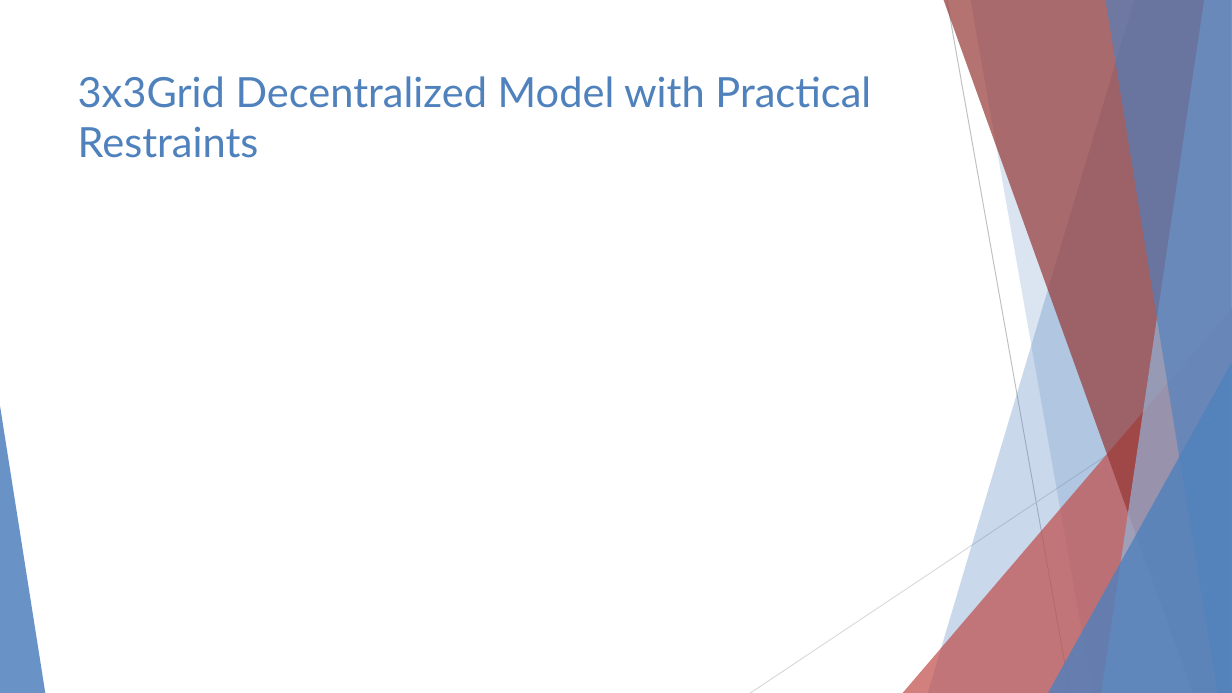
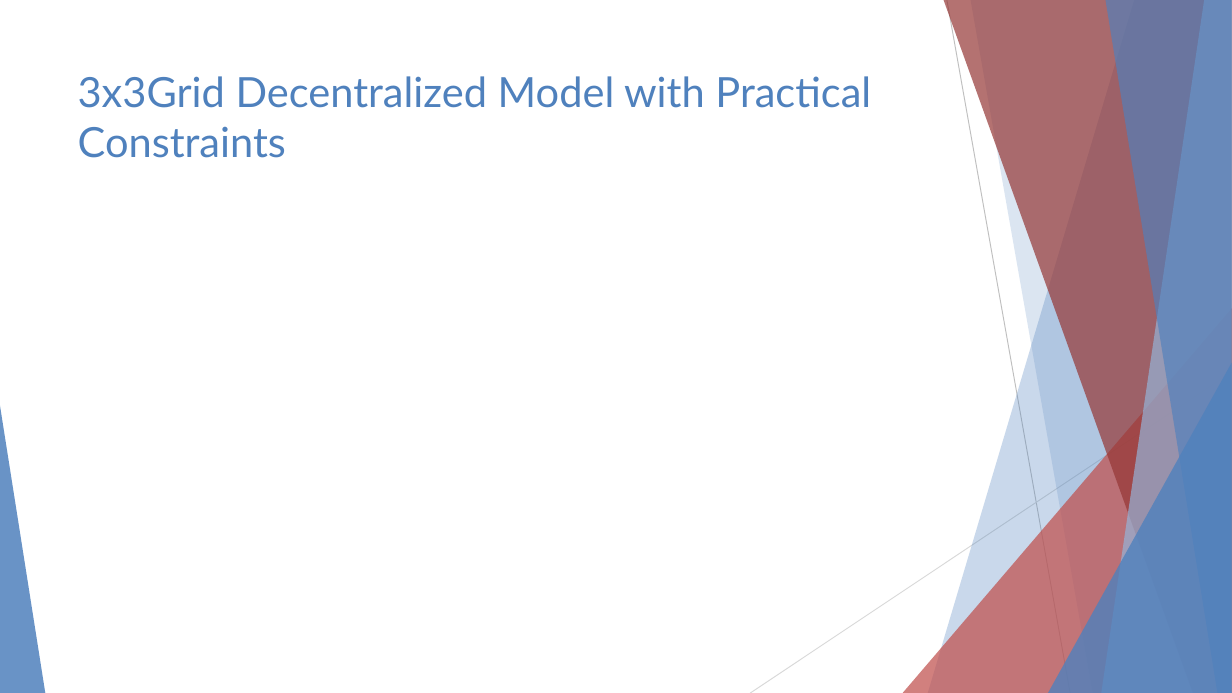
Before and after one commit to 3neutronstar/rl-constraints-traffic, a slide deck: slide 7 of Traffic Optimization Final Speech.pptx. Drawn at 1232x693 pixels with LibreOffice and Linux fonts; fonts in the diff are those of the drawing; grey boxes stand for pictures. Boxes give left, top, right and bottom in pixels: in the first picture for what was removed or moved away, otherwise in the second. Text is boxed around its words. In the diff, an @@ line names an element or a change of style, - is before the commit and + after.

```diff
--- a/Traffic Optimization Final Speech.pptx
+++ b/Traffic Optimization Final Speech.pptx
@@ title at (78,76,871,158): text changed @@
-3x3Grid Decentralized Model with Practical Restraints
+3x3Grid Decentralized Model with Practical Constraints
```
Also in this commit, not shown: 11 other slides changed, 3 slides added, 3 other files.
